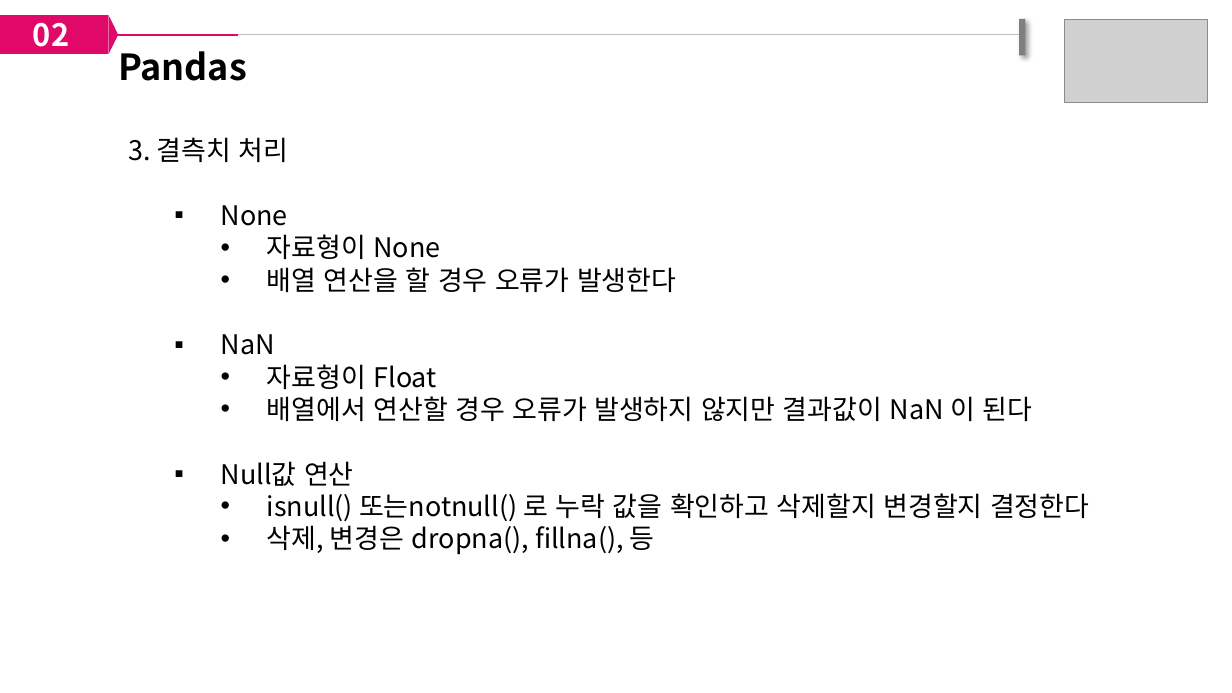
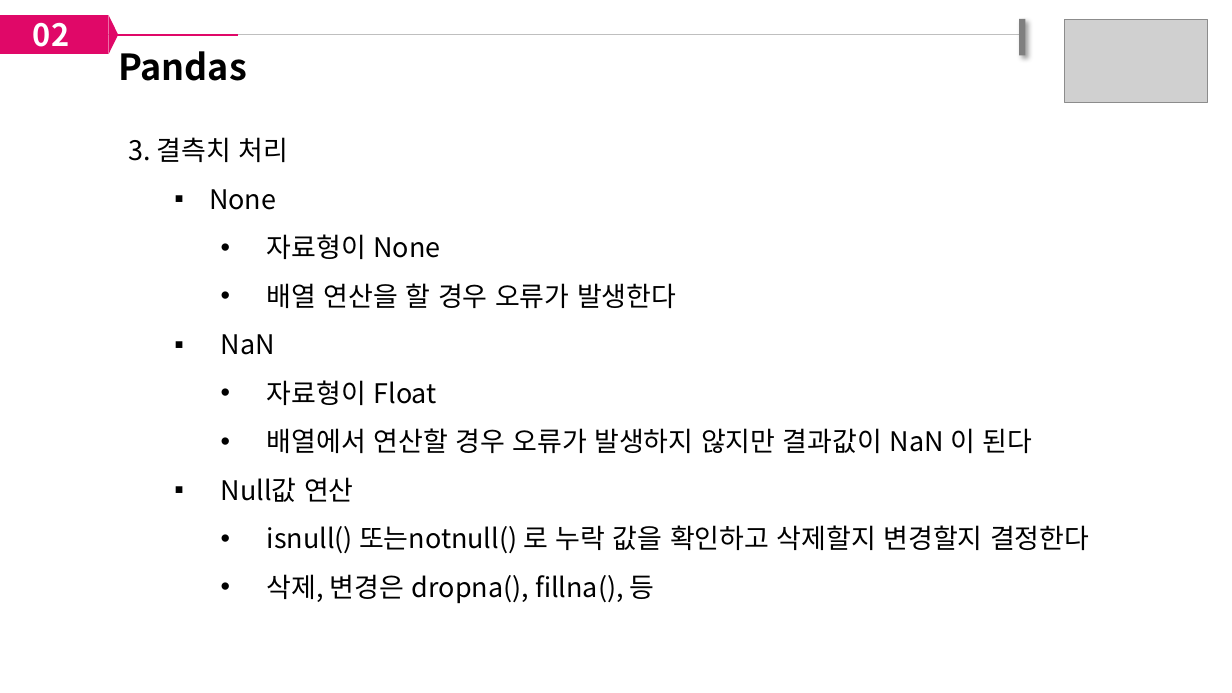
Before and after one commit to paullabkorea/tutorialproject, a slide deck: slide 12 of Data analysis/01. 1일차/numpy&pandas기초.pptx. Drawn at 1232x693 pixels with LibreOffice and Linux fonts; fonts in the diff are those of the drawing; grey boxes stand for pictures. Boxes give left, top, right and bottom in pixels: in the first picture for what was removed or moved away, otherwise in the second. Text is boxed around its words. In the diff, an @@ line names an element or a change of style, - is before the commit and + after.

```diff
--- a/Data analysis/01. 1일차/numpy&pandas기초.pptx
+++ b/Data analysis/01. 1일차/numpy&pandas기초.pptx
@@ text at (209,189,1089,604): indent changed; line spacing 1 to 1.5 @@
```
Also in this commit, not shown: 1 other slide changed.
